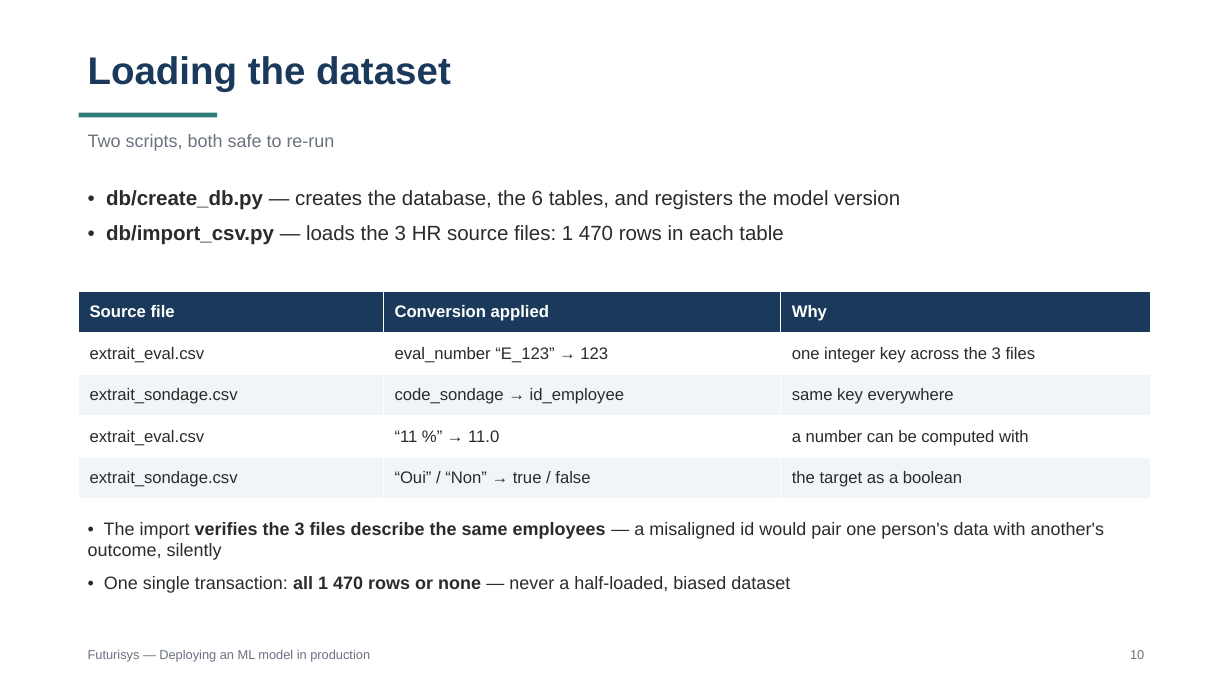
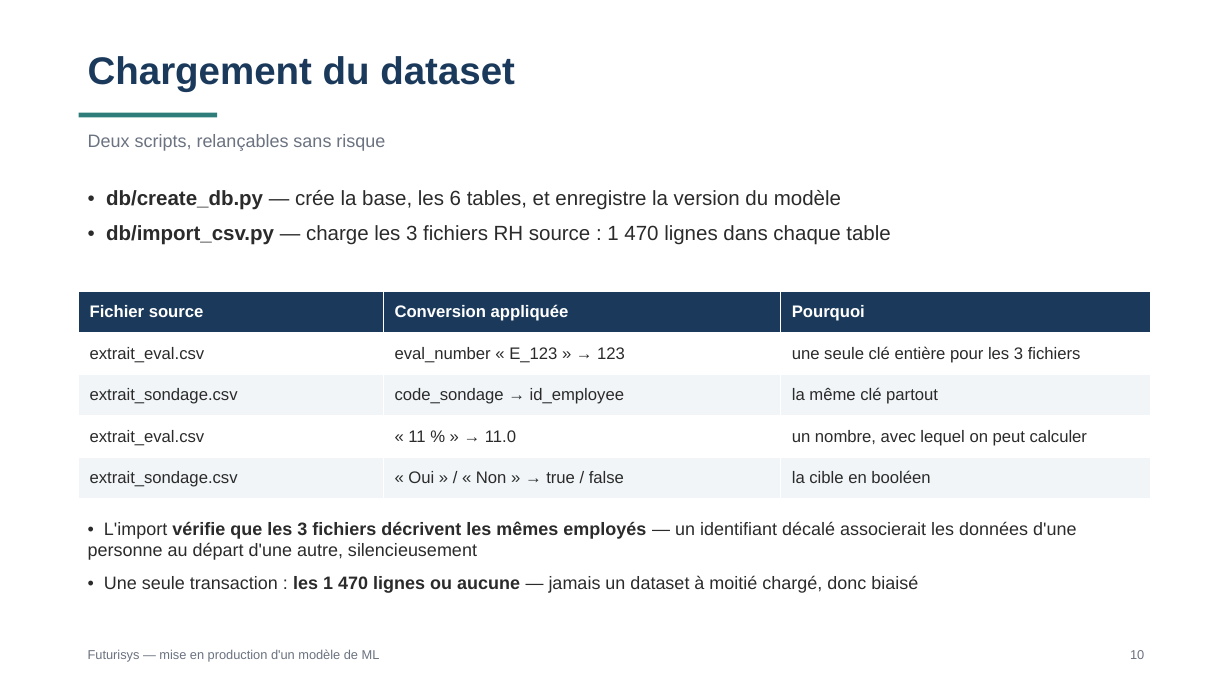
Before and after one commit to ankim21/Projet5_DEPLOYMENTML, a slide deck: slide 11 of docs/presentation_futurisys.pptx. Drawn at 1232x693 pixels with LibreOffice and Linux fonts; fonts in the diff are those of the drawing. Boxes give left, top, right and bottom in pixels: in the first picture for what was removed or moved away, otherwise in the second. Text is boxed around its words. In the diff, an @@ line names an element or a change of style, - is before the commit and + after.

Commit message:
last push

```diff
--- a/docs/presentation_futurisys.pptx
+++ b/docs/presentation_futurisys.pptx
@@ text at [88, 56, 515, 92]: text changed @@
-Loading the dataset
+Chargement du dataset
@@ text at [88, 134, 385, 151]: text changed @@
-Two scripts, both safe to re-run
+Deux scripts, relançables sans risque
@@ text at [106, 190, 890, 245]: text changed @@
-• db/create_db.py — creates the database, the 6 tables, and registers the model version
-• db/import_csv.py — loads the 3 HR source files: 1 470 rows in each table
+• db/create_db.py — crée la base, les 6 tables, et enregistre la version du modèle
+• db/import_csv.py — charge les 3 fichiers RH source : 1 470 lignes dans chaque table
@@ table at [79, 291, 1151, 499] @@
-row 1: Source file | Conversion applied | Why
+row 1: Fichier source | Conversion appliquée | Pourquoi
-row 2, column 2: eval_number “E_123” → 123
+row 2, column 2: eval_number « E_123 » → 123
-row 2, column 3: one integer key across the 3 files
+row 2, column 3: une seule clé entière pour les 3 fichiers
-row 3, column 3: same key everywhere
+row 3, column 3: la même clé partout
-row 4, column 2: “11 %” → 11.0
+row 4, column 2: « 11 % » → 11.0
-row 4, column 3: a number can be computed with
+row 4, column 3: un nombre, avec lequel on peut calculer
-row 5, column 2: “Oui” / “Non” → true / false
+row 5, column 2: « Oui » / « Non » → true / false
-row 5, column 3: the target as a boolean
+row 5, column 3: la cible en booléen
@@ text at [88, 521, 1076, 593]: text changed @@
-• The import verifies the 3 files describe the same employees — a misaligned id would pair one person's data with another's outcome, silently
-• One single transaction: all 1 470 rows or none — never a half-loaded, biased dataset
+• L'import vérifie que les 3 fichiers décrivent les mêmes employés — un identifiant décalé associerait les données d'une personne au départ d'une autre, silencieusement
+• Une seule transaction : les 1 470 lignes ou aucune — jamais un dataset à moitié chargé, donc biaisé
@@ text at [88, 649, 380, 662]: text changed @@
-Futurisys — Deploying an ML model in production
+Futurisys — mise en production d'un modèle de ML
```
Also in this commit, not shown: 15 other slides changed, 2 slides added, 2 slides removed.
